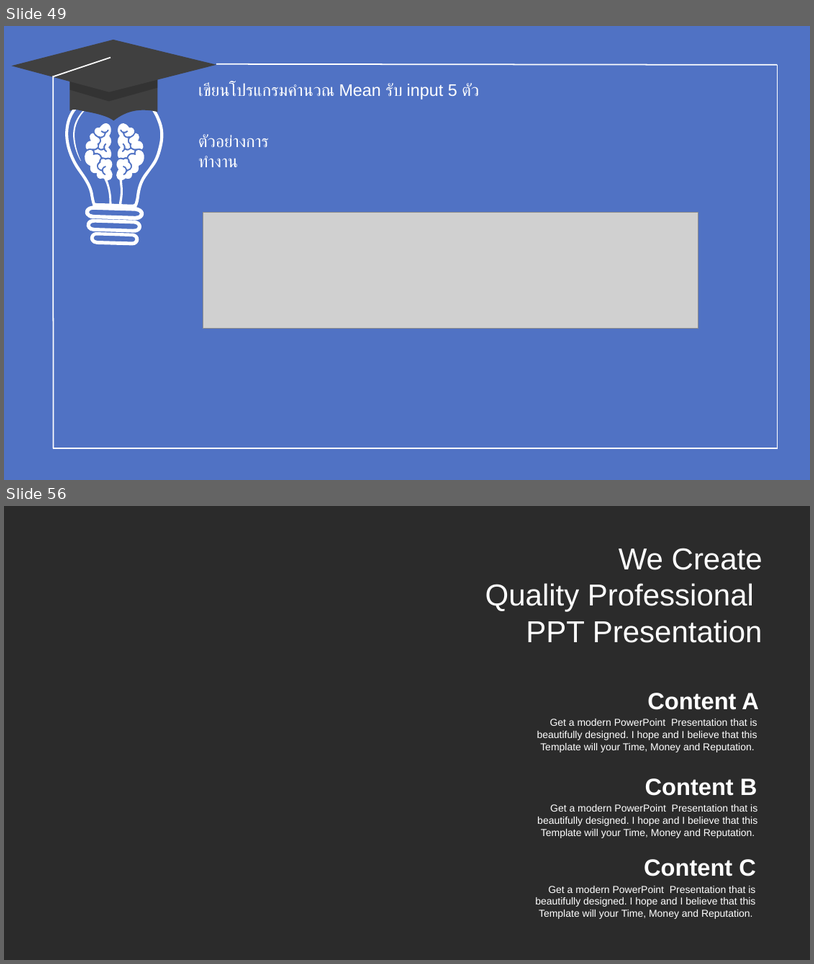
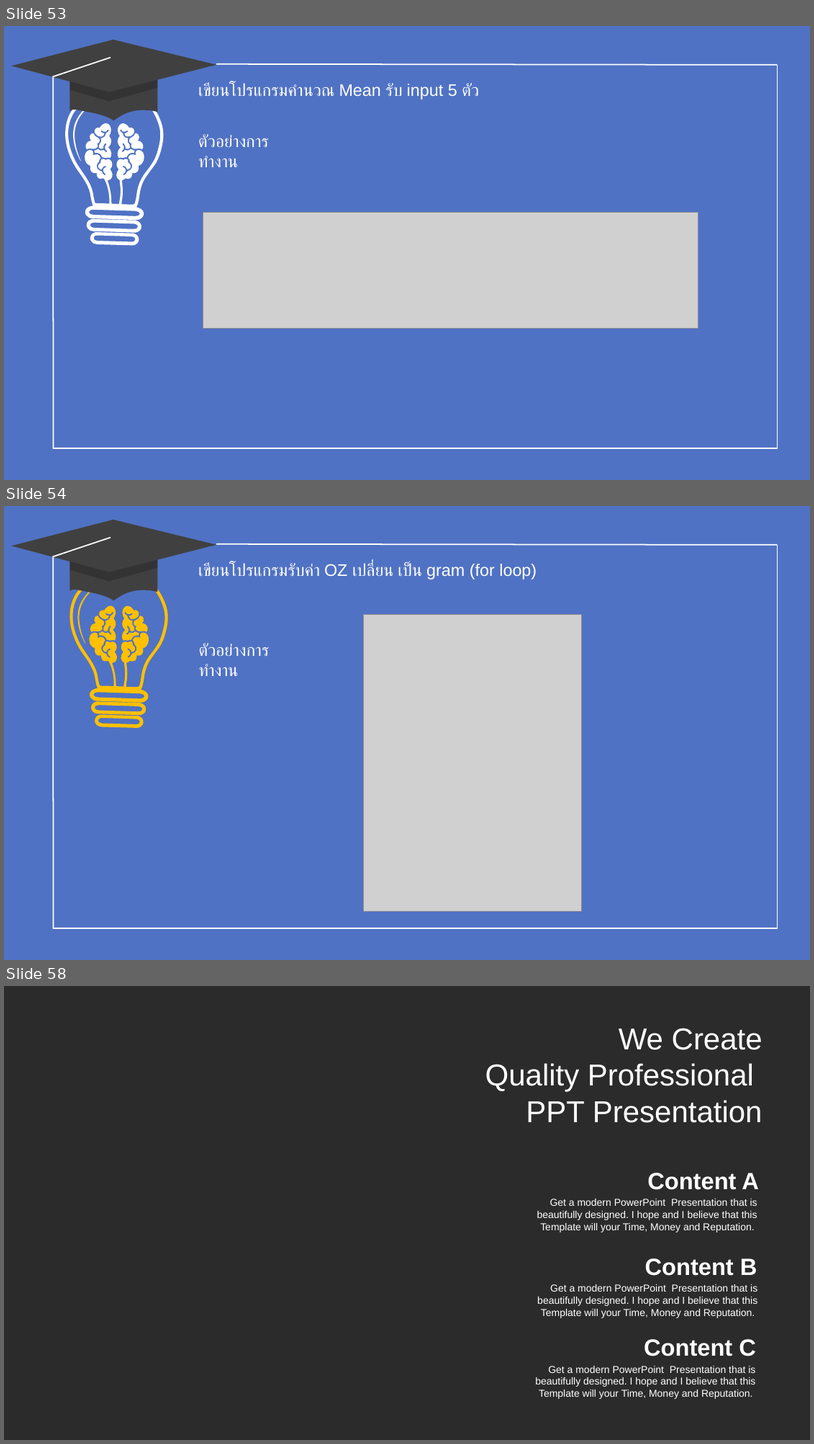
Before and after one commit to WatcharapolxFa/SolveProblemsIn-C-Language, a slide deck: TeachCLanguage/C.pptx. Shown one above the other, each under a label of ours: slides 49 and 56 before the commit, slides 53, 54 and 58 after it; the slides between them are not shown. The pictures are 814x964 and 814x1444 pixels, drawn with LibreOffice and Linux fonts; fonts in the diff are those of the drawing; grey boxes stand for pictures; background and template pictures are left out; a plain dark background stands for a picture behind light text. Boxes give left, top, right and bottom in pixels: in the first picture for what was removed or moved away, otherwise in the second. Text is boxed around its words. In the diff, an @@ line names an element or a change of style, - is before the commit and + after.

```diff
--- a/TeachCLanguage/C.pptx
+++ b/TeachCLanguage/C.pptx
@@ slide 54 added at (4, 506, 810, 960), background #5072C4 @@
@@ line added from (778, 545) to (216, 544), #FFFFFF 1.5 pt @@
@@ line added from (778, 545) to (778, 929), #FFFFFF 1.5 pt @@
@@ group added at (11, 519, 216, 928): 3 freeform shapes, 2 lines @@
@@ freeform shape added at (70, 569, 168, 728), fill #FFC000 @@
@@ text added at (198, 563, 537, 579), 20 pt, text #FFFFFF @@
+เขียนโปรแกรมรับค่า OZ เปลี่ยน เป็น gram (for loop)
@@ freeform shape added at (80, 600, 154, 691), fill #FFC000 @@
@@ picture added at (364, 615, 581, 911) @@
@@ text added at (199, 643, 269, 676), 20 pt, text #FFFFFF @@
+ตัวอย่างการทำงาน
@@ line added from (778, 928) to (53, 928), #FFFFFF 1.5 pt @@
@@ what was slide 49 is now slide 53 @@
@@ what was slide 56 is now slide 58 @@
```
Also in this commit, not shown: 1 slide changed, 1 other slide added, 9 other files.
